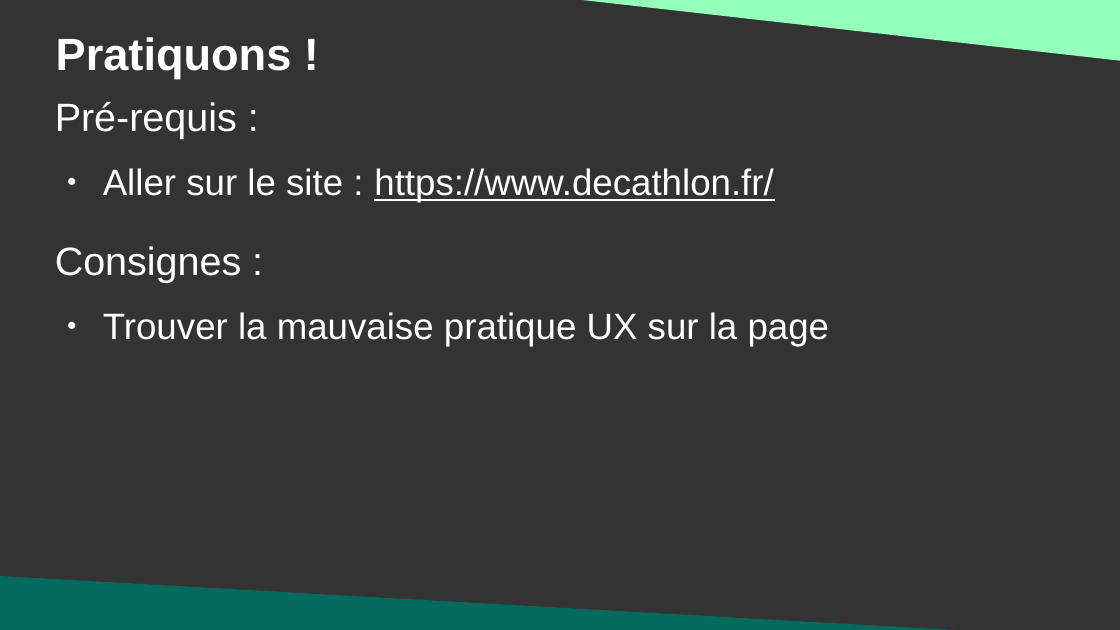
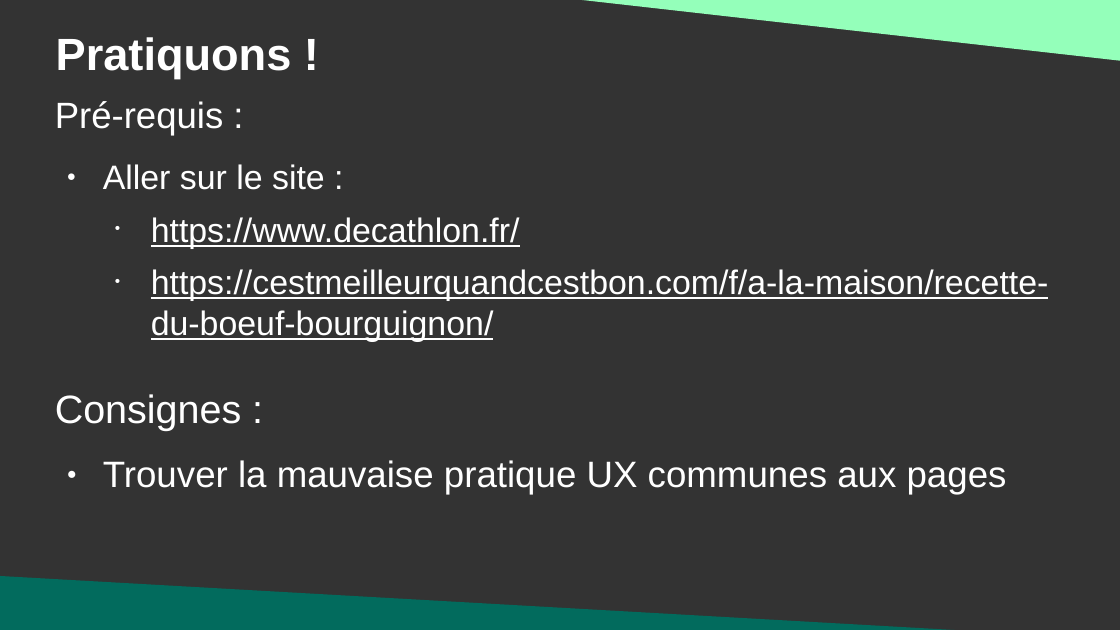
Before and after one commit to DanYellow/cours, a slide deck: slide 12 of ergonomie-et-accessibilite-s2/numero-1/presentation.odp. Drawn at 1120x630 pixels with LibreOffice and Linux fonts; fonts in the diff are those of the drawing. Boxes give left, top, right and bottom in pixels: in the first picture for what was removed or moved away, otherwise in the second. Text is boxed around its words. In the diff, an @@ line names an element or a change of style, - is before the commit and + after.

```diff
--- a/ergonomie-et-accessibilite-s2/numero-1/presentation.odp
+++ b/ergonomie-et-accessibilite-s2/numero-1/presentation.odp
@@ text at [55, 101, 224, 135]: size 28 to 25.9 pt in "Pré-requis :" @@
@@ text at [103, 164, 1049, 342]: text changed; size 26 to 24.1 pt @@
-● Aller sur le site : https://www.decathlon.fr/
+● Aller sur le site :
+  • https://www.decathlon.fr/
+  • https://cestmeilleurquandcestbon.com/f/a-la-maison/recette-du-boeuf-bourguignon/
@@ text "Consignes :": place and size @@
-text "Consignes :" at [55, 246, 830, 347]
+text "Consignes :" at [55, 394, 1007, 495]
@@ text at [103, 460, 1007, 495]: text changed @@
-● Trouver la mauvaise pratique UX sur la page
+● Trouver la mauvaise pratique UX communes aux pages
```
Also in this commit, not shown: 1 other slide changed, 1 other file.
